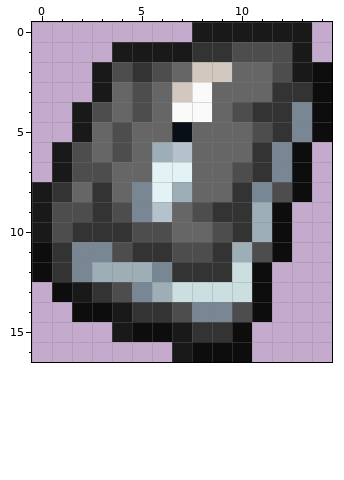
Edited in one commit: pixel-art sprite (Items/Weapons/PostML/Magic/Lament.png). Above is the file before it was changed.
The file is 30x34 pixels, drawn in blocks of 2x2; one block is one cell here.
The result:
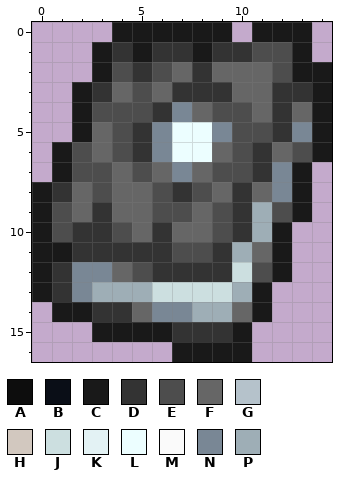
Palette (. is transparent): A #0d0d0d  B #0a0e17  C #191919  D #333333  E #4d4d4d  F #666666  G #b5c2cb  H #d2c8bf  J #ccdfe0  K #e3f2f4  L #ecfeff  M #fafafa  N #798795  P #9eaeb6
The edit:
@@ x 0..14 @@
- 0 ........CCCCCC.
- 1 ....CCCCDDEEEC.
- 2 ...CEDEFHHFFECA
- 3 ...CFEFHMFFFDDA
- 4 ..CEFEFMMFEDDNA
- 5 ..CFEFFBFFFEDNA
- 6 .CEFEFPGFFFDNA.
- 7 .CEEFFKKFFEDNA.
- 8 CDFDFNKPFFDNEA.
- 9 CEEDENGFEDDPA..
-10 CEDDDEEFFEDPA..
-11 ADNNEDDEEDPEA..
-12 ADNPPPNDDDJA...
-13 .ACDENPJJJJA...
-14 ..AACDDENNEA...
-15 ....CAACDDA....
-16 .......CAAA....
+ 0 ....CCCCCC.CCC.
+ 1 ...CDCDDCDDEEC.
+ 2 ...CEDEFDFFFECC
+ 3 ..CDFEFDDDFFDDC
+ 4 ..CEEEDNFEEFDFC
+ 5 ..CFEDNLLNEEDNC
+ 6 .CEFEDNLLFEDFEC
+ 7 .CEEFEFNFEEDNC.
+ 8 CDFEFFEDEFDFNC.
+ 9 CEFDFFEEFEDPEC.
+10 CEDDEFDFFEDPC..
+11 CCDDDDDEEDPFC..
+12 CDNNFEDDDDJEC..
+13 CDNPPPJJJJPC...
+14 .CCDDFNNPPFC...
+15 ...CCCCDDDC....
+16 .......CCCC....
